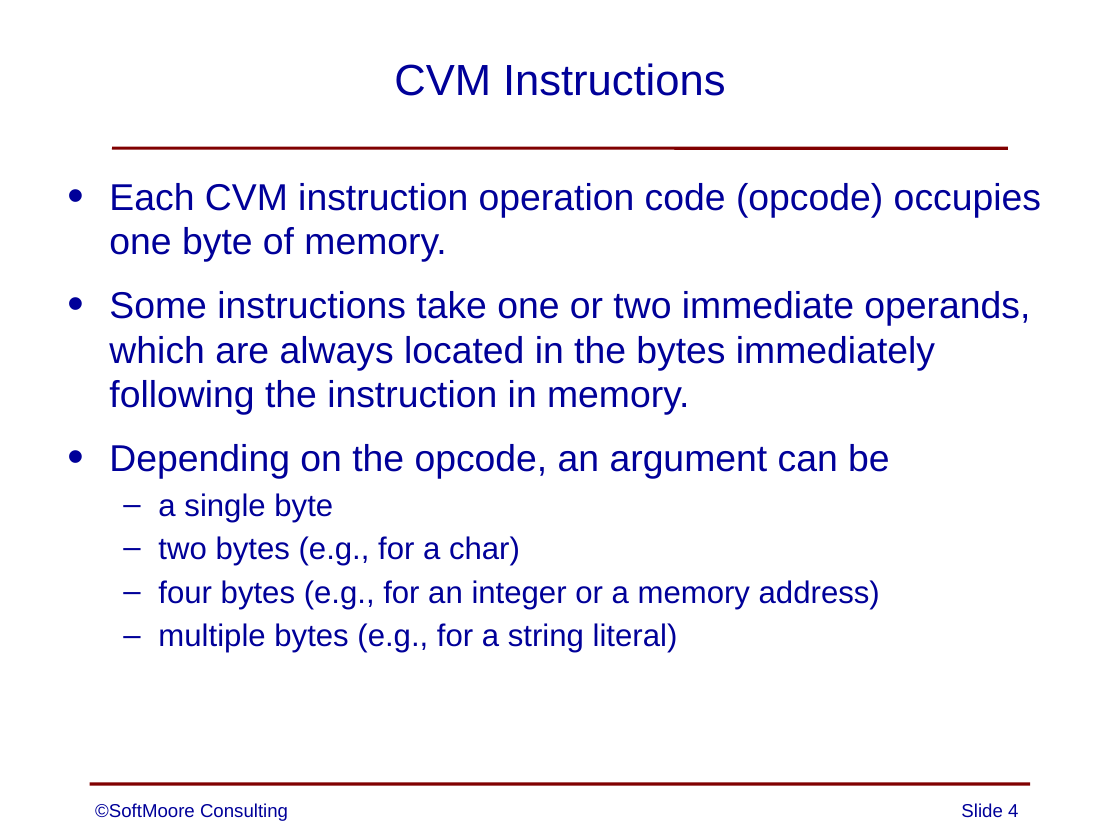
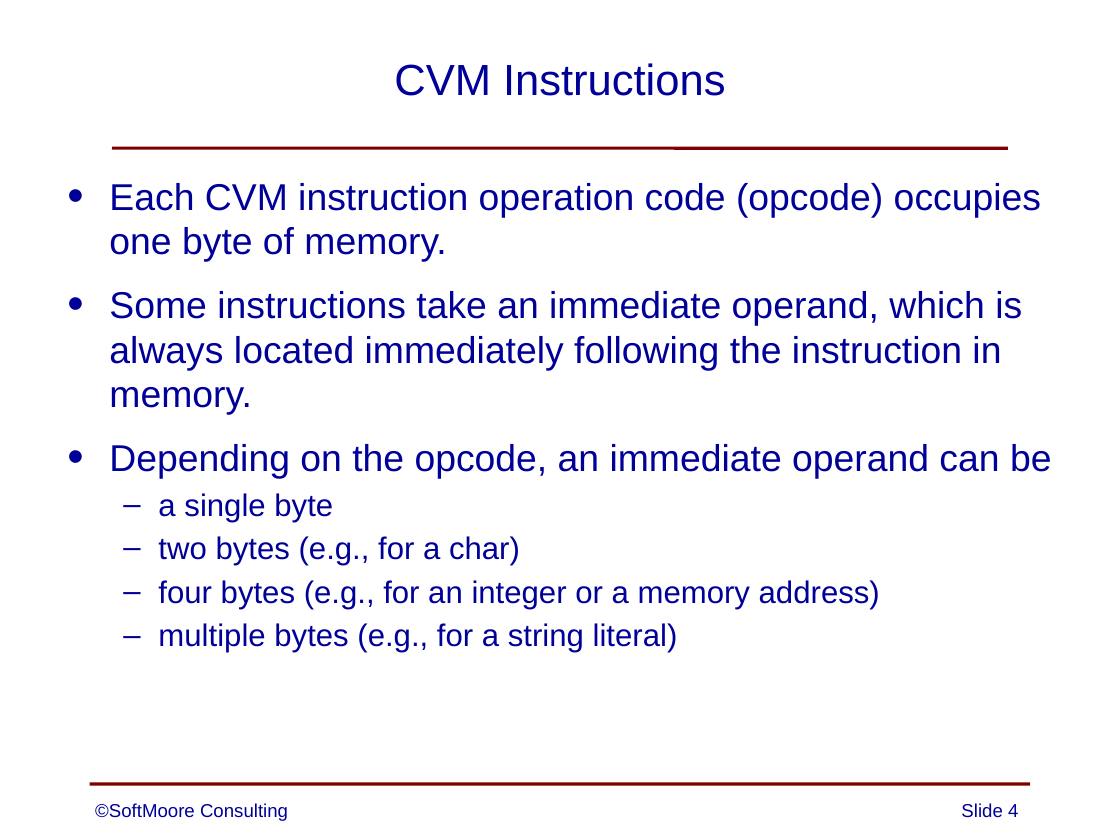
Before and after one commit to SoftMoore/CPRL-Java-3rd, a slide deck: slide 4 of PowerPoints/10 - CVM.pptx. Drawn at 1120x840 pixels with LibreOffice and Linux fonts; fonts in the diff are those of the drawing. Boxes give left, top, right and bottom in pixels: in the first picture for what was removed or moved away, otherwise in the second. Text is boxed around its words. In the diff, an @@ line names an element or a change of style, - is before the commit and + after.

Commit message:
reworded one slide for clarifcation

```diff
--- a/PowerPoints/10 - CVM.pptx
+++ b/PowerPoints/10 - CVM.pptx
@@ text at (109,291,1052,479): text changed @@
-• Some instructions take one or two immediate operands, which are always located in the bytes immediately following the instruction in memory.
-• Depending on the opcode, an argument can be
+• Some instructions take an immediate operand, which is always located immediately following the instruction in memory.
+• Depending on the opcode, an immediate operand can be
```
